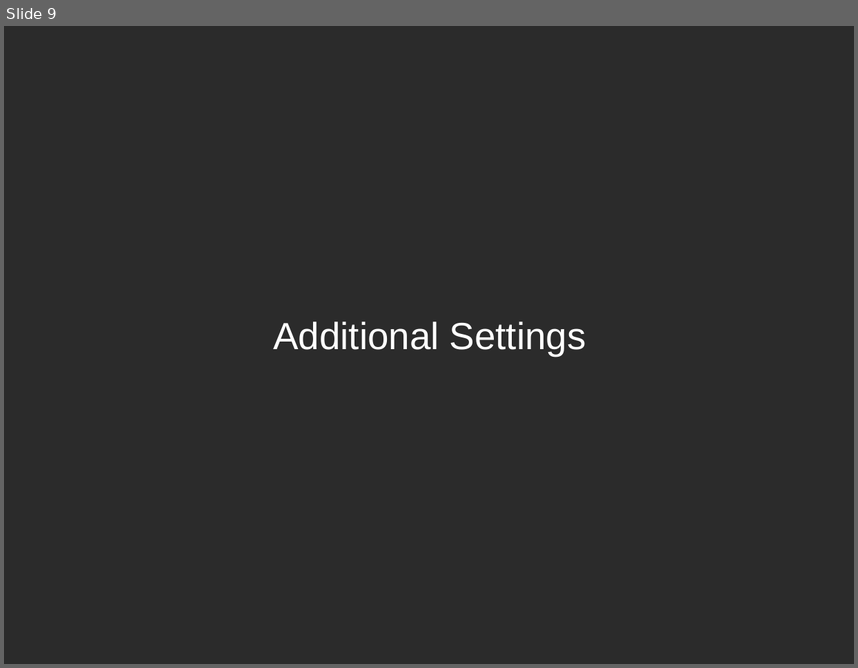
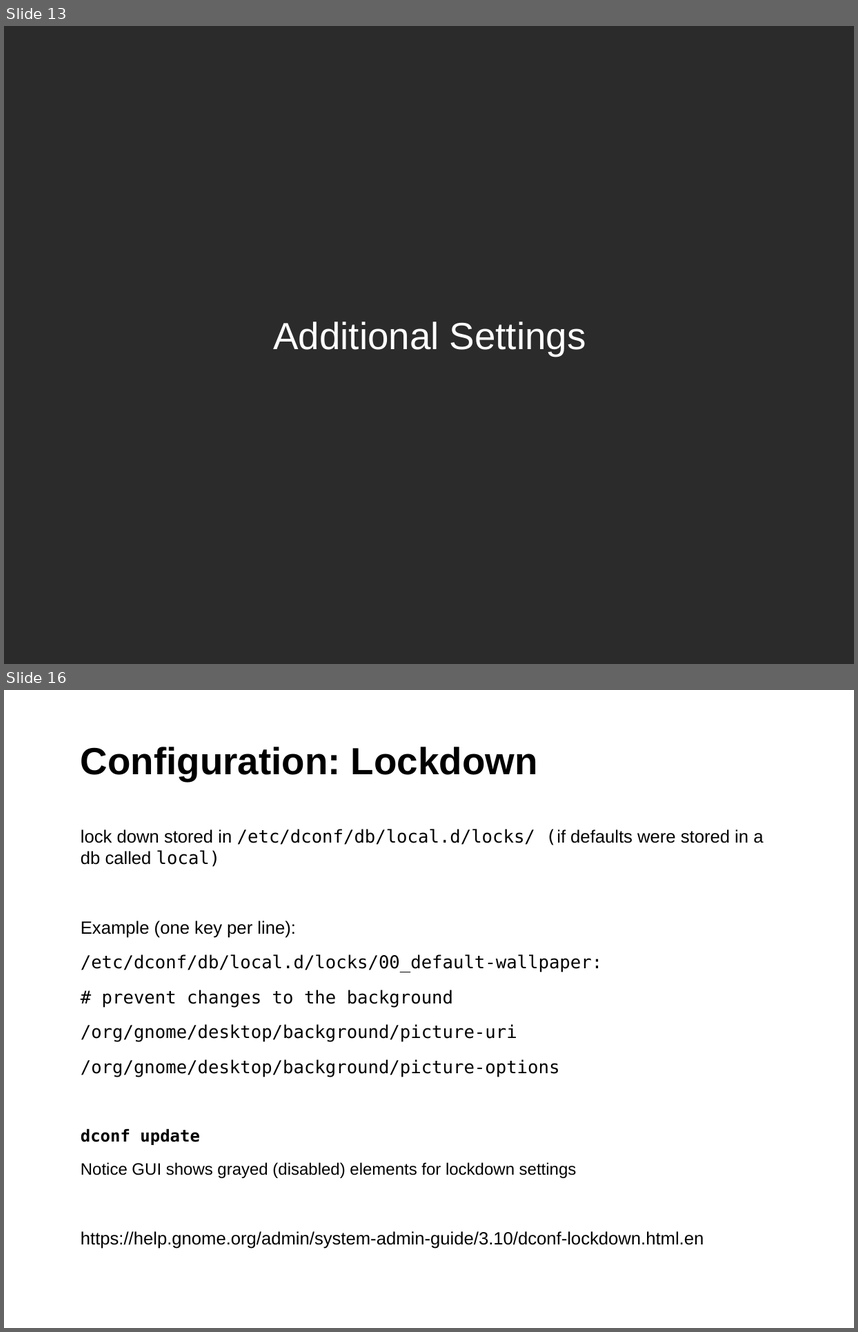
Before and after one commit to sreeves/presentation, a slide deck: SUSECON_2015_RemoteDesktop.odp. Shown one above the other, each under a label of ours: slide 9 before the commit, slides 13 and 16 after it; the slides between them are not shown. The pictures are 858x668 and 858x1332 pixels, drawn with LibreOffice and Linux fonts; fonts in the diff are those of the drawing; background and template pictures are left out; a plain dark background stands for a picture behind light text. Boxes give left, top, right and bottom in pixels: in the first picture for what was removed or moved away, otherwise in the second. Text is boxed around its words. In the diff, an @@ line names an element or a change of style, - is before the commit and + after.

```diff
--- a/SUSECON_2015_RemoteDesktop.odp
+++ b/SUSECON_2015_RemoteDesktop.odp
@@ slide 16 added at box(4, 690, 854, 1328), background #FFFFFF @@
@@ title added at box(81, 747, 538, 781), 32 pt, text #000000, bold @@
+Configuration: Lockdown
@@ text added at box(81, 829, 763, 1248), 15 pt, text #000000 @@
+lock down stored in /etc/dconf/db/local.d/locks/ (if defaults were stored in a db called local)
+Example (one key per line):
+/etc/dconf/db/local.d/locks/00_default-wallpaper:
+# prevent changes to the background
+/org/gnome/desktop/background/picture-uri
+/org/gnome/desktop/background/picture-options
+dconf update
+Notice GUI shows grayed (disabled) elements for lockdown settings
+https://help.gnome.org/admin/system-admin-guide/3.10/dconf-lockdown.html.en
@@ page number added at box(16, 1296, 92, 1328), 11 pt, text #FFFFFF @@
+16
@@ what was slide 9 is now slide 13 @@
```
Also in this commit, not shown: 4 slides changed, 10 other slides added, 3 slides removed, 1 other file.
